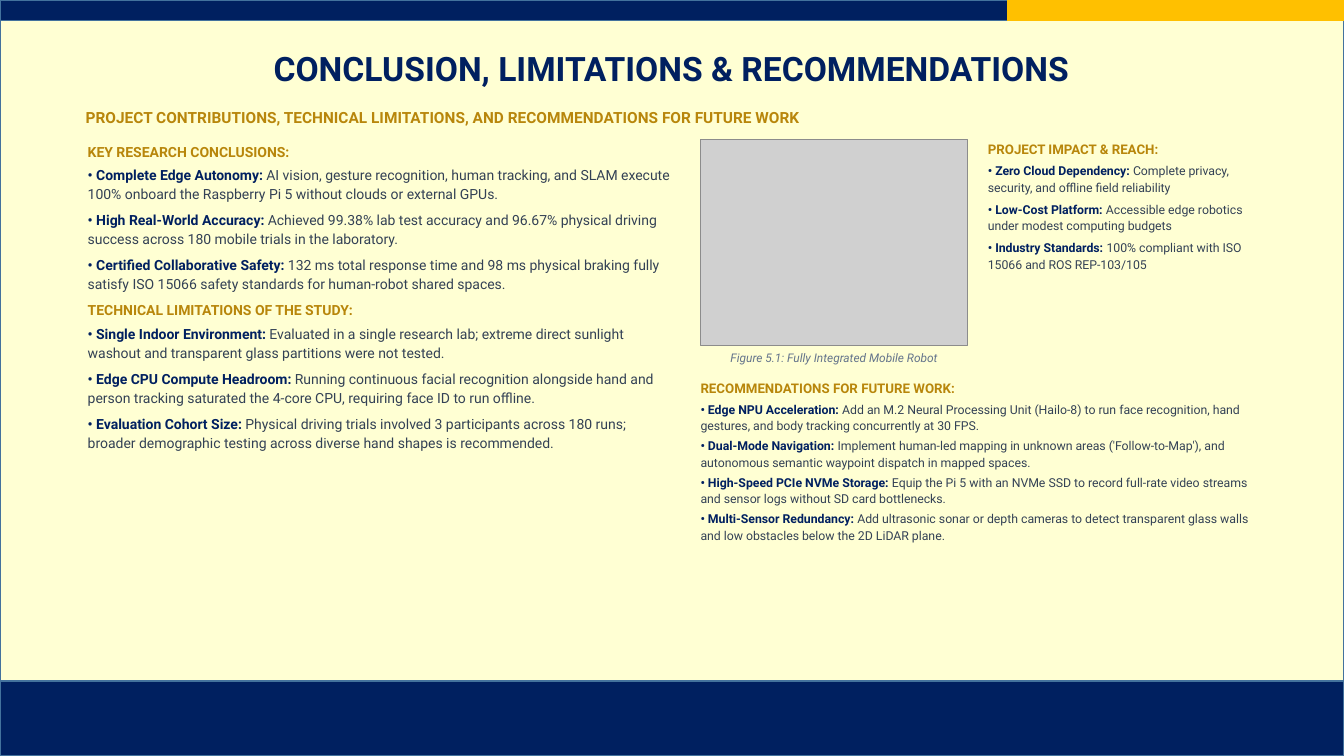
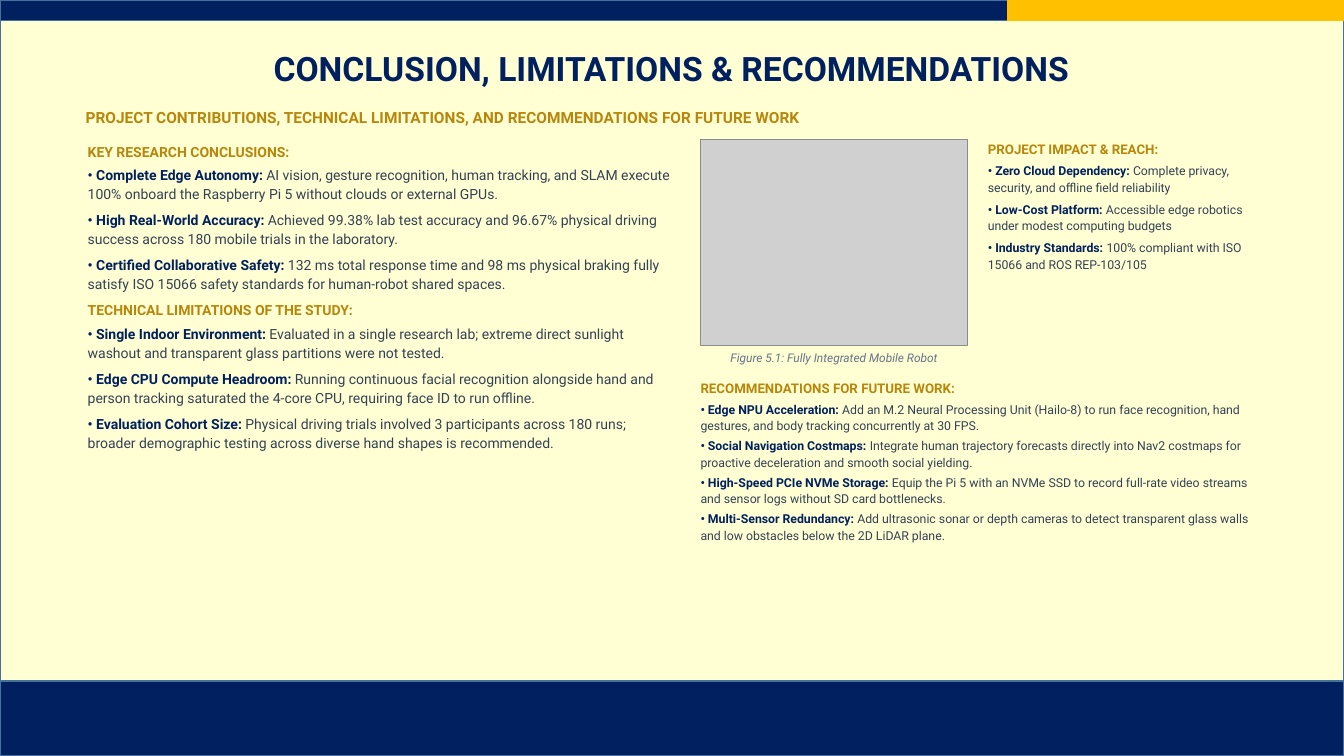
Before and after one commit to AJFACULTY/Intention-Recognition, a slide deck: slide 15 of write_up/Project Final Defense Slides_FINAL.pptx. Drawn at 1344x756 pixels with LibreOffice and Linux fonts; fonts in the diff are those of the drawing; grey boxes stand for pictures; background and template pictures are left out. Boxes give left, top, right and bottom in pixels: in the first picture for what was removed or moved away, otherwise in the second. Text is boxed around its words. In the diff, an @@ line names an element or a change of style, - is before the commit and + after.

Commit message:
feat: complete master oral defense Q&A guide and remove follow-to-map from future works

```diff
--- a/write_up/Project Final Defense Slides_FINAL.pptx
+++ b/write_up/Project Final Defense Slides_FINAL.pptx
@@ text at [701,440,1241,470]: text changed @@
-• Dual-Mode Navigation: Implement human-led mapping in unknown areas ('Follow-to-Map'), and autonomous semantic waypoint dispatch in mapped spaces.
+• Social Navigation Costmaps: Integrate human trajectory forecasts directly into Nav2 costmaps for proactive deceleration and smooth social yielding.
```
Also in this commit, not shown: 4 other files.
